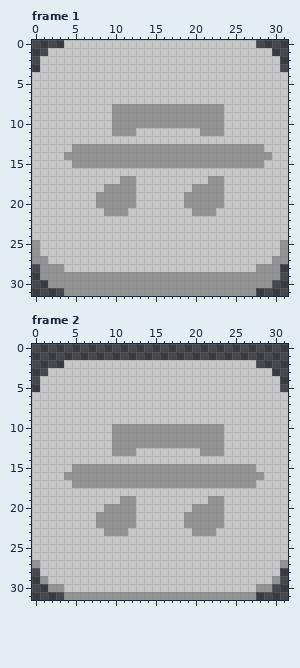
A pixel-art file gets an edit: Aseprite/MasterFiles/Buttons.aseprite. The picture above is the old version.
32x32 pixels, 2 frames. Shown: frame 1, frame 2.
Once edited:
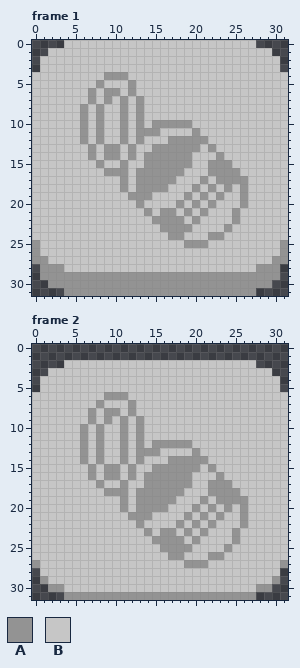
Palette (. is transparent): A #939393  B #c6c6c6
Edits made:
layer "NoMusic Icon" now hidden
layer "Latinha Icon" added
Frame 1:
Colour B becomes colour A in row 4 at x 9 to 11; in row 5 at x 8 and 12; in row 6 at x 7, 9 to 10 and 12; in row 7 at x 7, 9, 11 and 13; in rows 8 to 10 at x 6 and 8; in row 11 at x 6, 8, 13 to 15 and 20.
Colour B becomes colour A in row 12 at x 6, 8, 11, 13 and 17 to 21; in row 16 at x 9 to 11, 13 to 18 and 22 to 25; in row 17 at x 13 to 17, 21 and 24 to 26; in row 18 at x 13 to 16, 24 and 26; in row 19 at x 13 to 14 and 26; in row 20 at x 13, 18 and 26.
Colour B becomes colour A in row 21 at x 14, 16 to 17, 19 and 25; in row 22 at x 15 to 18, 20 and 25; in row 23 at x 16 to 19 and 24; in row 24 at x 17 to 18 and 22 to 23; in row 25 at x 19 to 21.
Colour A becomes colour B in rows 8 to 9 at x 10, 12 and 14 to 23; in row 10 at x 10, 12, 14 and 20 to 23; in row 11 at x 10, 12 and 21 to 23; in row 13 at x 5 to 6, 8, 11, 13 to 14, 21 and 23 to 28; in row 14 at x 4 to 6, 8, 11, 13, 20 to 22 and 24 to 29; in row 15 at x 5 to 7, 9 to 10, 12 to 13, 20 to 21 and 25 to 28.
Colour A becomes colour B in row 17 at x 12 and 22; in row 18 at x 9 to 10, 12, 21 and 23; in row 19 at x 8 to 11, 20 and 22; in row 20 at x 8 to 12, 19, 21 and 23; in row 21 at x 9 to 11, 20 and 22.
Frame 2:
Colour B becomes colour A in row 6 at x 9 to 11; in row 7 at x 8 and 12; in row 8 at x 7, 9 to 10 and 12; in row 9 at x 7, 9, 11 and 13; in rows 10 to 12 at x 6 and 8; in row 13 at x 6, 8, 13 to 15 and 20.
Colour B becomes colour A in row 14 at x 6, 8, 11, 13 and 17 to 21; in row 18 at x 9 to 11, 13 to 18 and 22 to 25; in row 19 at x 13 to 17, 21 and 24 to 26; in row 20 at x 13 to 16, 24 and 26; in row 21 at x 13 to 14 and 26; in row 22 at x 13, 18 and 26.
Colour B becomes colour A in row 23 at x 14, 16 to 17, 19 and 25; in row 24 at x 15 to 18, 20 and 25; in row 25 at x 16 to 19 and 24; in row 26 at x 17 to 18 and 22 to 23; in row 27 at x 19 to 21.
Colour A becomes colour B in rows 10 to 11 at x 10, 12 and 14 to 23; in row 12 at x 10, 12, 14 and 20 to 23; in row 13 at x 10, 12 and 21 to 23; in row 15 at x 5 to 6, 8, 11, 13 to 14, 21 and 23 to 27; in row 16 at x 4 to 6, 8, 11, 13, 20 to 22 and 24 to 28; in row 17 at x 5 to 7, 9 to 10, 12 to 13, 20 to 21 and 25 to 27.
Colour A becomes colour B in row 19 at x 12 and 22; in row 20 at x 9 to 10, 12, 21 and 23; in row 21 at x 8 to 11, 20 and 22; in row 22 at x 8 to 12, 19, 21 and 23; in row 23 at x 9 to 11, 20 and 22.
Boxes around the changes in both pictures, in picture pixels (x1, y1, x2, y2):
changed: (64, 72, 272, 248)
changed: (64, 392, 264, 568)
